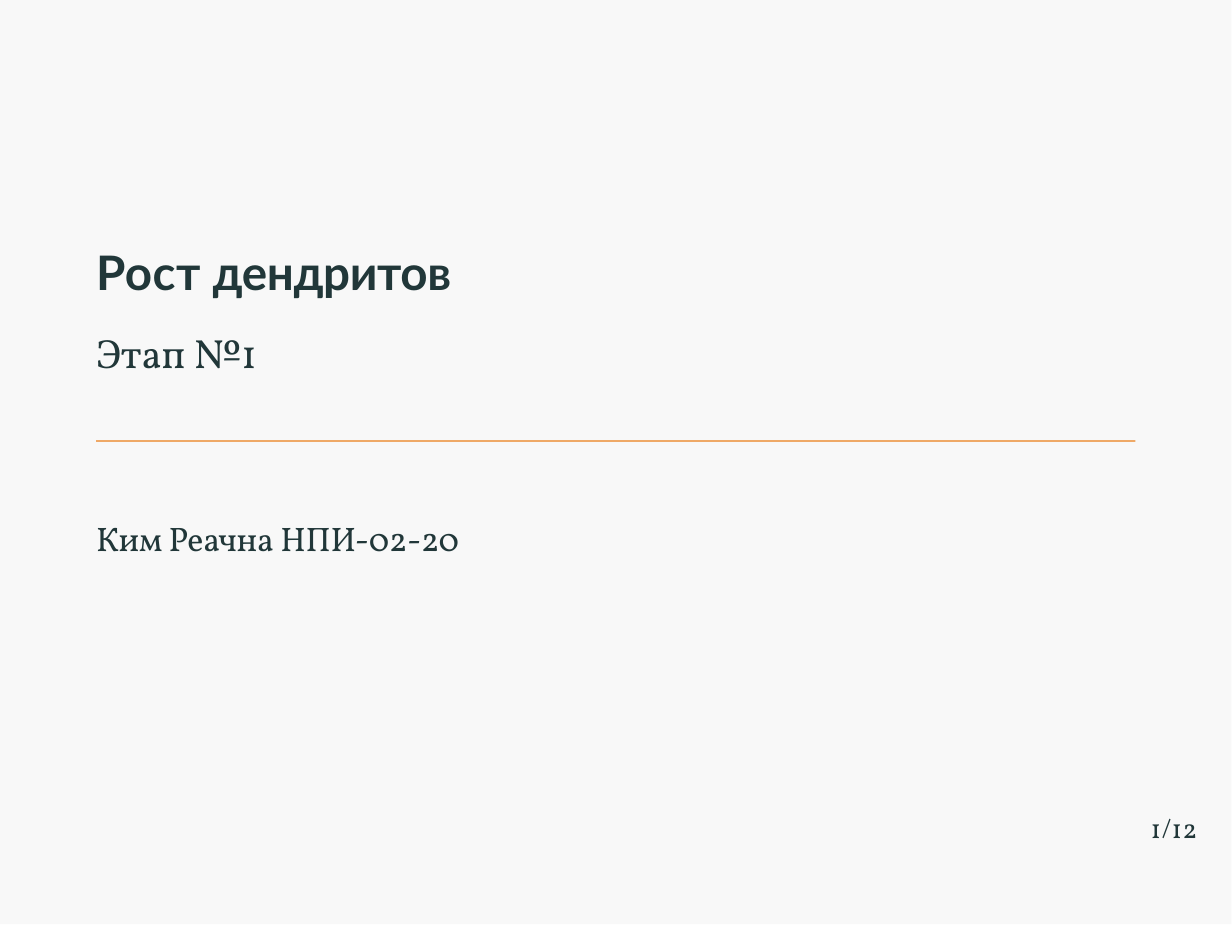
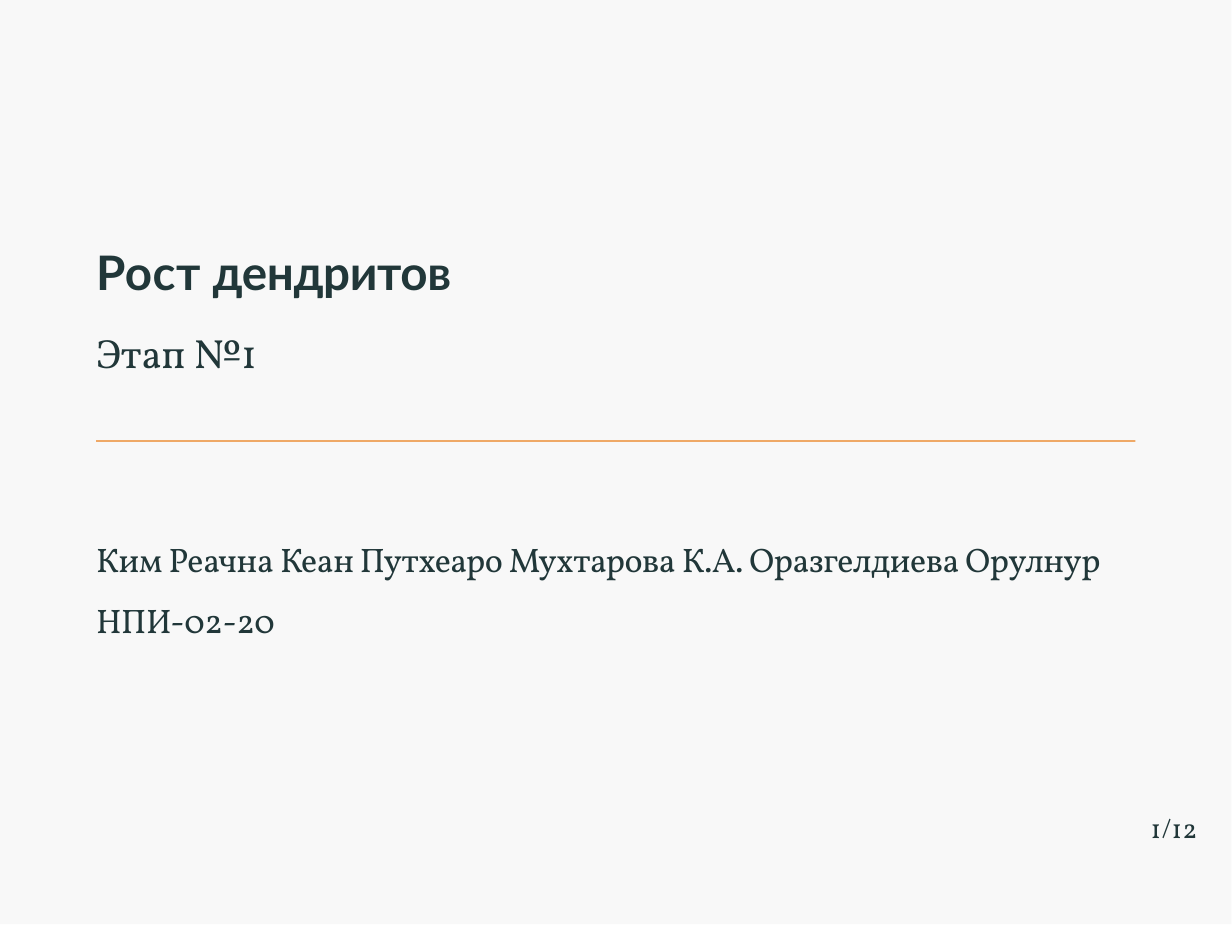
Before and after one commit to KimReachna/mathmod, a slide deck: slide 1 of group-project/stage01/presentation/presentation.pptx. Drawn at 1232x927 pixels with LibreOffice and Linux fonts; fonts in the diff are those of the drawing. Boxes give left, top, right and bottom in pixels: in the first picture for what was removed or moved away, otherwise in the second. Text is boxed around its words. In the diff, an @@ line names an element or a change of style, - is before the commit and + after.

```diff
--- a/group-project/stage01/presentation/presentation.pptx
+++ b/group-project/stage01/presentation/presentation.pptx
@@ text at (96,548,1100,634): text changed @@
-Ким Реачна НПИ-02-20
+Ким Реачна Кеан Путхеаро Мухтарова К.А. Оразгелдиева Орулнур НПИ-02-20
```
Also in this commit, not shown: 3 other files.
